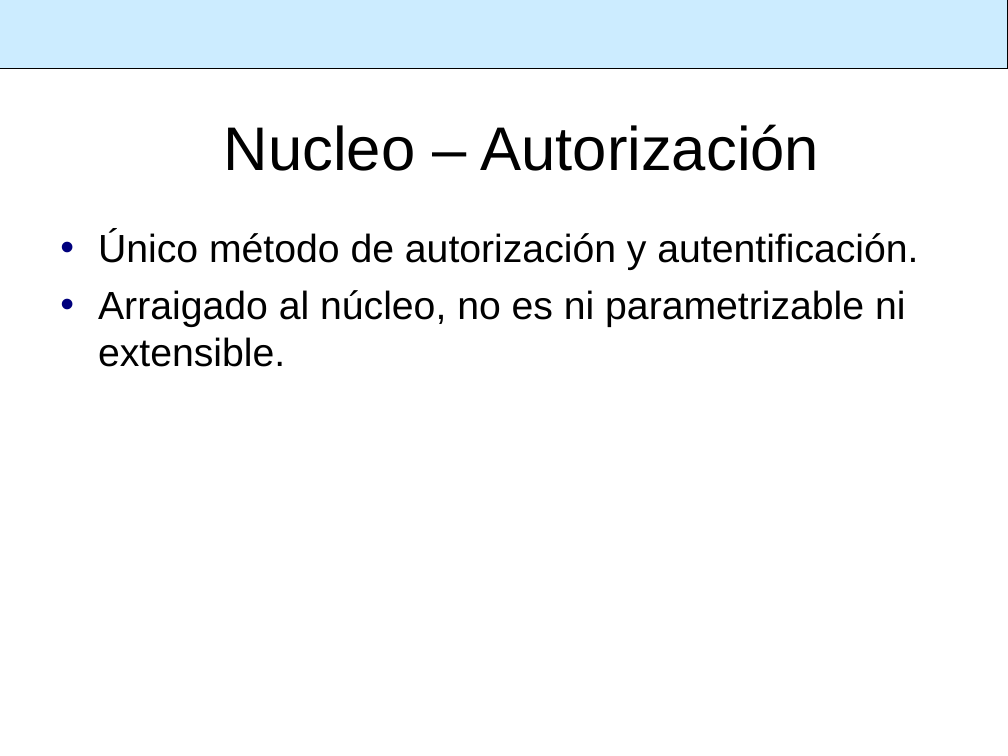
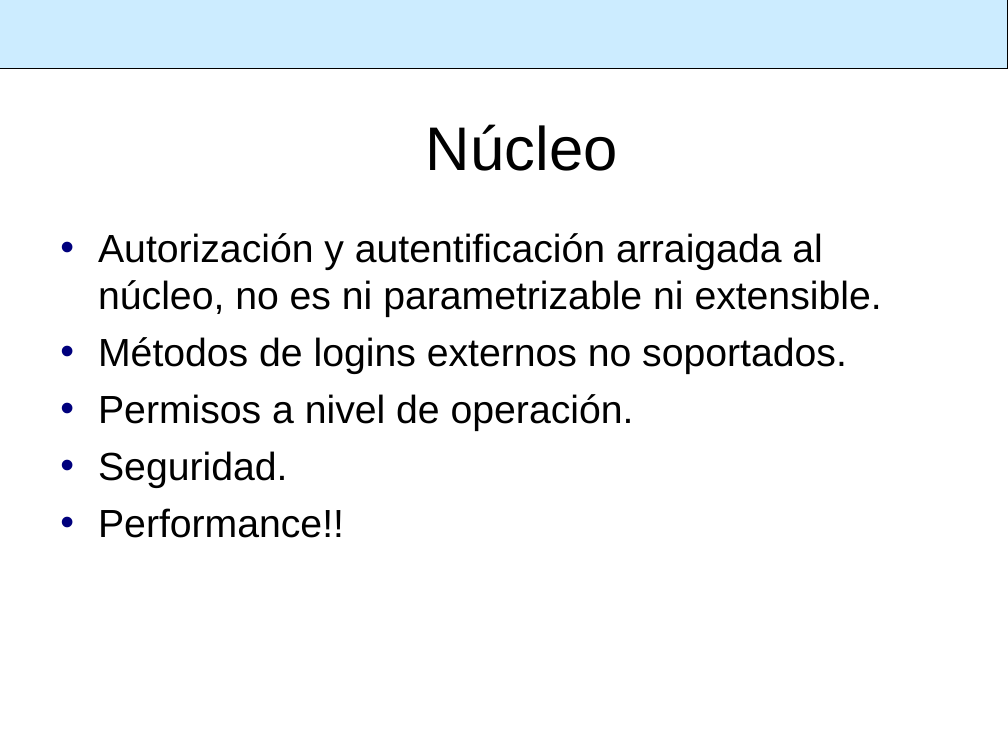
Before and after one commit to SIU-Toba/framework, a slide deck: slide 16 of doc/presentacion/1er Comite Usuarios.ppt. Drawn at 1008x756 pixels with LibreOffice and Linux fonts; fonts in the diff are those of the drawing; background and template pictures are left out. Boxes give left, top, right and bottom in pixels: in the first picture for what was removed or moved away, otherwise in the second. Text is boxed around its words. In the diff, an @@ line names an element or a change of style, - is before the commit and + after.

```diff
--- a/doc/presentacion/1er Comite Usuarios.ppt
+++ b/doc/presentacion/1er Comite Usuarios.ppt
@@ title at (426,124,618,171): text changed @@
-Nucleo – Autorización
+Núcleo
@@ text at (98,233,882,538): text changed @@
-• Único método de autorización y autentificación.
-• Arraigado al núcleo, no es ni parametrizable ni extensible.
+• Autorización y autentificación arraigada al núcleo, no es ni parametrizable ni extensible.
+• Métodos de logins externos no soportados.
+• Permisos a nivel de operación.
+• Seguridad.
+• Performance!!
```
Also in this commit, not shown: 13 other slides changed, 8 slides added, 5 slides removed.
